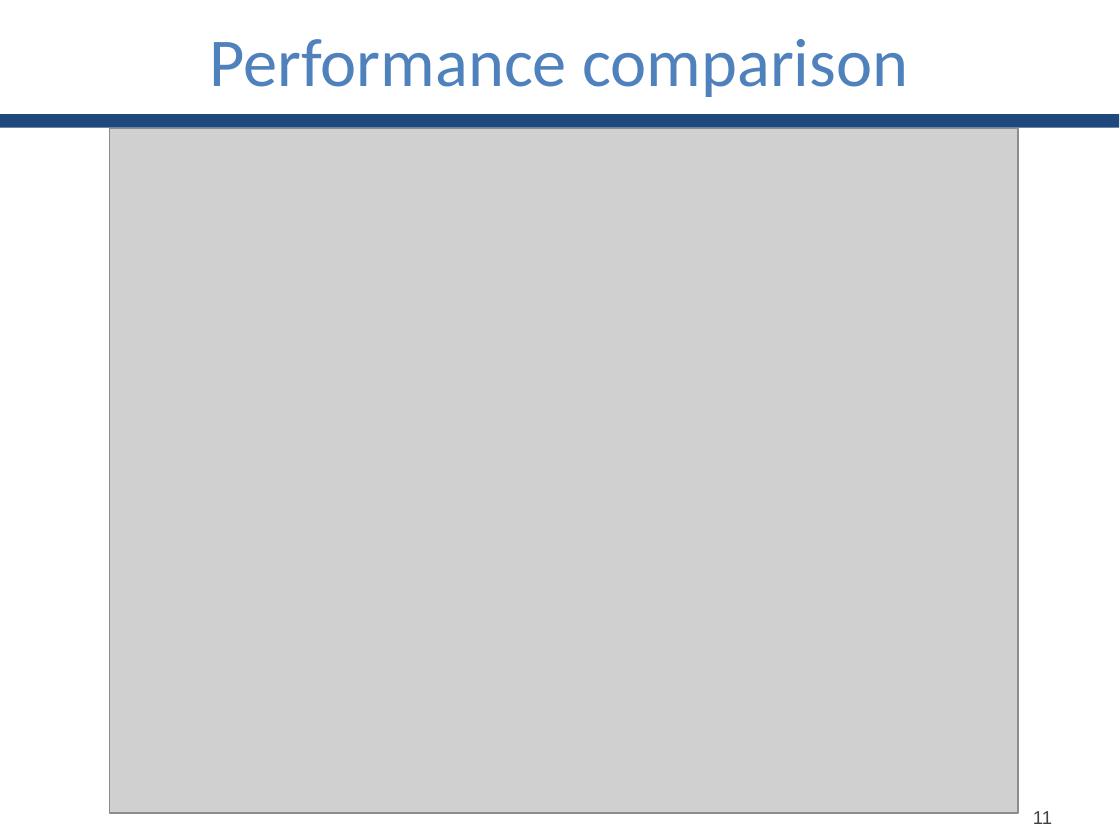
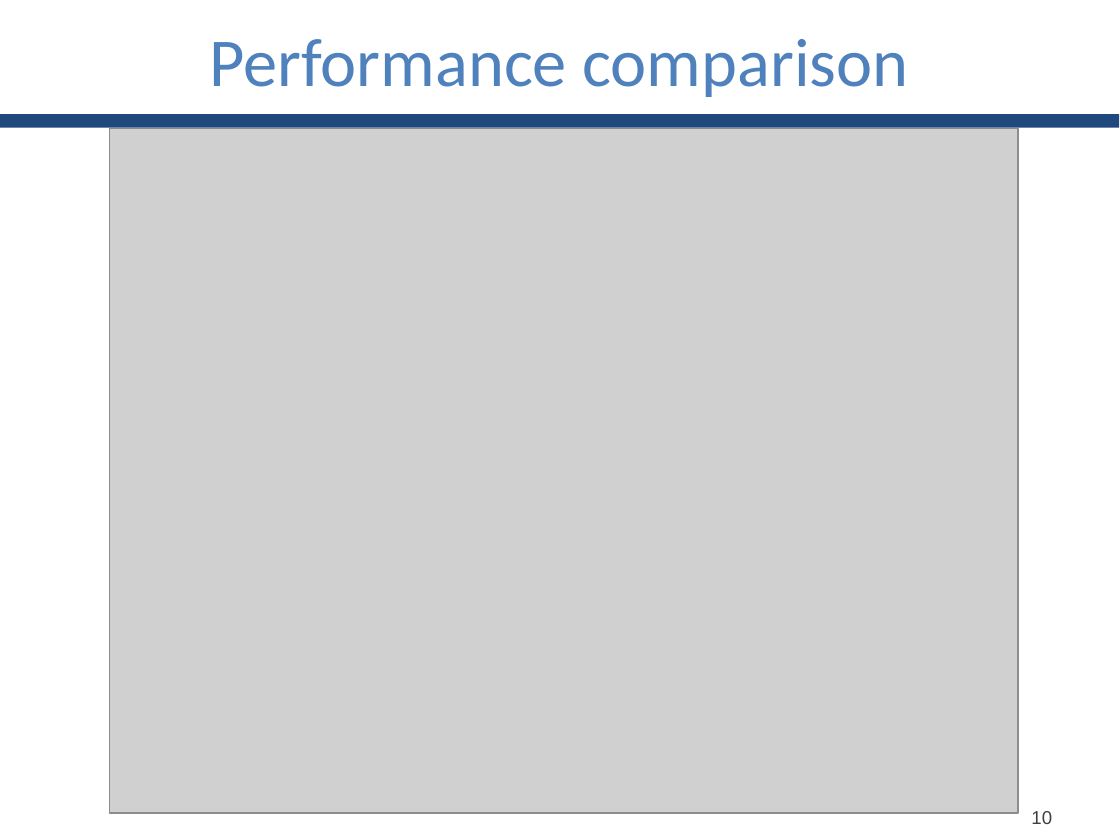
Before and after one commit to GianlucaBortoli/bachelorThesis, a slide deck: slide 11 of slides/slides.pptx (slide 12 before the commit). Drawn at 1120x840 pixels with LibreOffice and Linux fonts; fonts in the diff are those of the drawing; grey boxes stand for pictures. Boxes give left, top, right and bottom in pixels: in the first picture for what was removed or moved away, otherwise in the second. Text is boxed around its words. In the diff, an @@ line names an element or a change of style, - is before the commit and + after.

```diff
--- a/slides/slides.pptx
+++ b/slides/slides.pptx
@@ text at (x1=1031, y1=811, x2=1052, y2=824): text changed @@
-11
+10
```
Also in this commit, not shown: 9 other slides changed, 1 slide removed.
